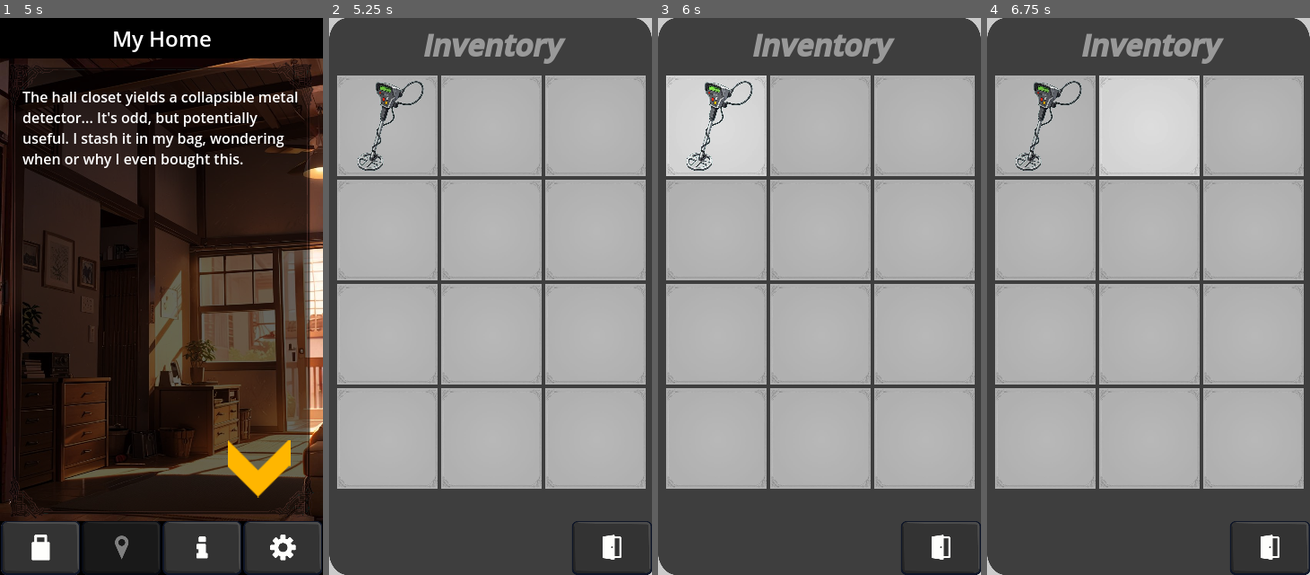
Above: before the commit, frames 1-4 (left to right).
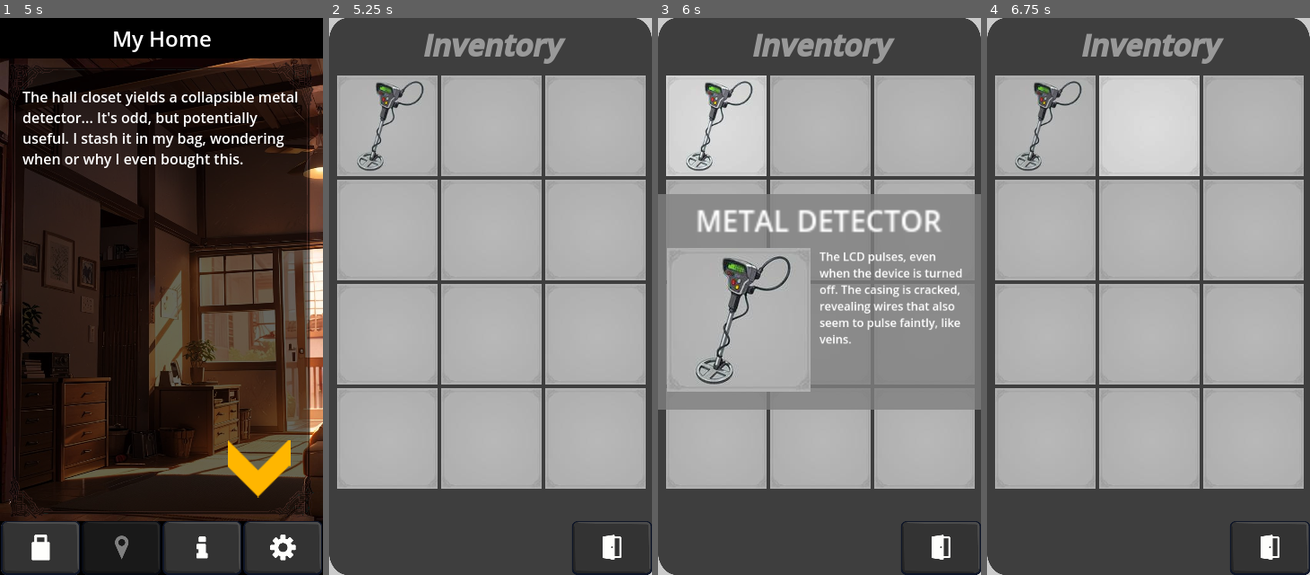
Above: after the commit, the same moments.

Repository: Ayelis/thmd
Game: Godot game, scene res://TitleScreen.tscn
Two runs of this game, one before a commit and one after it. Both use one fixed random seed, a clock stepped at 60 frames per second and the inputs below. Sound files missing from this copy of the repository are replaced by a short silence.
Inputs (mouse positions are in pixels of both pictures, inside the frame that each line leads up to):
- Up to frame 1 (5 s): tap Enter (ui_accept) at 0.5, 0.77 s; move the mouse to (232, 268) at 0.52 s; click (135, 430) at 1.25 s; click (293, 335) at 2 s; click (171, 90) at 2.75 s; click (232, 307) at 3.5 s; click (290, 151) at 4.25 s
- Up to frame 2 (5.25 s): click (367, 547) at 5 s
- Up to frame 3 (6 s): click (716, 123) at 5.77 s
- Up to frame 4 (6.75 s): click (1148, 123) at 6.52 s

Frame 1 is identical in both runs. In frame 2, 0.3% of the frame differs, in the area x 3-97%, y 11-84%; in frame 3, 28%, in the area x 0-100%, y 10-84%; in frame 4, 0.3%.
Error after the commit: Invalid access to property or key 'id' on a base object of type 'Dictionary'. (res://scripts/Inventory.gd:49)

Commit message:
Better Inventory Tooltip (smaller item image footprint, updated item descriptions, other small changes)

Diff:
--- a/Canvas.gd
+++ b/Canvas.gd
@@ -21,7 +21,7 @@
 	for i in GameManager.inventory:
 		GameManager.lose_item(i)
 	#Reset stats
-	GameManager.sanity = 3
+	GameManager.sanity = GameManager.baseSanity
 	#Reset Rooms
 	$CanvasLayer/UI/Rooms/Police.texture = load("res://assets/Scenes/3a police.jpg")
 	$CanvasLayer/UI/Rooms/Beach.texture = load("res://assets/Scenes/4a beach.jpg")
--- a/Game.tscn
+++ b/Game.tscn
@@ -55,9 +55,11 @@
 [ext_resource type="Texture2D" uid="uid://sethpxxg6isc" path="res://assets/Scenes/padded.jpg" id="34_nyc7o"]
 [ext_resource type="Texture2D" uid="uid://ct3e28ghw3tyh" path="res://assets/UI/DialogBlu/Button_ContinueHL.png" id="34_xc54d"]
 [ext_resource type="Texture2D" uid="uid://dkr36luuo2fuf" path="res://assets/Scenes/5c credits.jpg" id="35_7vltt"]
+[ext_resource type="PackedScene" uid="uid://dr5ou1wcoeb7r" path="res://assets/UI/ItemDetailsPanel.tscn" id="47_qirsl"]
+[ext_resource type="Script" uid="uid://dh2vrvuskdoxt" path="res://assets/UI/Item_details_panel.gd" id="48_pnh27"]
 [ext_resource type="AudioStream" uid="uid://2eneoer2lm2s" path="res://assets/audio/switch.ogg" id="55_lua15"]
 
-[node name="GameManager" type="Control"]
+[node name="Game" type="Control"]
 layout_mode = 3
 anchors_preset = 15
 anchor_right = 1.0
@@ -1067,6 +1069,10 @@
 offset_bottom = 56.0
 bbcode_enabled = true
 text = "[color=#999999][font_size=32][center][i][b]Inventory[/b][/i][/center][/font_size][/color]"
+
+[node name="ItemDetailsPanel" parent="CanvasLayer/Inventory" instance=ExtResource("47_qirsl")]
+layout_mode = 1
+script = ExtResource("48_pnh27")
 
 [node name="Info" type="Control" parent="CanvasLayer"]
 visible = false
--- /dev/null
+++ b/assets/UI/ItemDetailsPanel.tscn
@@ -0,0 +1,49 @@
+[gd_scene format=3 uid="uid://dr5ou1wcoeb7r"]
+
+[node name="ItemDetailsPanel" type="Control"]
+layout_mode = 3
+anchors_preset = 15
+anchor_right = 1.0
+anchor_bottom = 1.0
+offset_bottom = -380.0
+grow_horizontal = 2
+grow_vertical = 2
+
+[node name="ColorRect" type="ColorRect" parent="."]
+layout_mode = 1
+anchors_preset = 15
+anchor_right = 1.0
+anchor_bottom = 1.0
+grow_horizontal = 2
+grow_vertical = 2
+color = Color(0.501961, 0.501961, 0.501961, 0.8)
+
+[node name="Image" type="TextureRect" parent="."]
+layout_mode = 1
+anchors_preset = 4
+anchor_top = 0.5
+anchor_bottom = 0.5
+offset_left = 10.0
+offset_top = -60.0
+offset_right = 170.0
+offset_bottom = 100.0
+grow_vertical = 2
+expand_mode = 1
+
+[node name="Title" type="Label" parent="."]
+layout_mode = 0
+offset_right = 180.0
+offset_bottom = 30.0
+scale = Vector2(2, 2)
+text = "fluffy"
+horizontal_alignment = 1
+vertical_alignment = 1
+uppercase = true
+
+[node name="Description" type="RichTextLabel" parent="."]
+layout_mode = 0
+offset_left = 180.0
+offset_top = 60.0
+offset_right = 390.0
+offset_bottom = 270.0
+scale = Vector2(0.8, 0.8)
--- /dev/null
+++ b/assets/UI/Item_details_panel.gd
@@ -0,0 +1,12 @@
+extends Control
+
+signal close_requested
+
+@onready var item_image: TextureRect = $Image
+@onready var item_title: Label = $Title
+@onready var item_description: RichTextLabel = $Description
+
+func update_display(texture: Texture2D, title: String, description: String):
+	item_image.texture = texture
+	item_title.text = title
+	item_description.text = description
--- a/data/texts.json
+++ b/data/texts.json
@@ -2,51 +2,51 @@
 	"items": {
 		"TRANSPASS": {
 			"name": "Transit Pass",
-			"description": "The plastic is warm, as if recently held by\nsomeone else. The expiration date is\nsmudged, either by rain or something\nstickier."
+			"description": "The plastic is warm, as if recently held by someone else. The expiration date is smudged, either by rain or something stickier."
 		},
 		"LIBCARD": {
 			"name": "Library Card",
-			"description": "The edges are frayed, like it’s been chewed\non. The barcode is faded, but it still seems\nto work for now."
+			"description": "The edges are frayed, like it’s been chewed on. The barcode is faded, but it still seems to work for now."
 		},
 		"LETTER": {
 			"name": "Letter",
-			"description": "The letters are cut from magazines, glue\nin jagged lines:\n\n'WE HAVE MY DAUGHTER.\nSHE WAS CHOSEN FOR THIS FATE.\nGO FOLLOW THE TIDE.'\n\nThe wax smells faintly of saltwater."
+			"description": "The words are cut from magazines: 'WE HAVE YOUR DAUGHTER. SHE WAS CHOSEN FOR THIS FATE. GO FOLLOW THE TIDE' ...A haiku? Really?"
 		},
 		"DAGGER": {
 			"name": "Ritual Dagger",
-			"description": "The blade is etched with symbols that shift\nunder direct light. The hilt is wrapped in hair\ntoo coarse to be my daughter’s."
+			"description": "The blade is etched with symbols that shift under direct light. The hilt is wrapped in hair too coarse to be my daughter’s."
 		},
 		"ROBE": {
 			"name": "Fancy Robes",
-			"description": "The fabric is heavier than it should be, like\nit’s woven with something besides thread.\nThe gold embroidery glints like knife-edges\nin the dark, forming patterns that hurt\nto focus on. This robe seems fit for a king—\nor a sacrifice."
+			"description": "The gold embroidery glints like knife-edges in the dark, forming patterns that hurt to focus on. This robe seems fit for a king — or a sacrifice."
 		},
 		"ROPE": {
 			"name": "Length of Rope",
-			"description": "The fibers are stained in uneven patches. It\nsmells of salt and wet earth, though it hasn't \nleft the attic in years."
+			"description": "The fibers are stained in uneven patches. It smells of salt and wet earth, though it hasn't left the attic in years."
 		},
 		"LADDER": {
 			"name": "Steel Stepladder",
-			"description": "The metal is pocked with rust, except for the\nsteps, which are polished smooth from use.\nThe bottom is caked in a dried, flaking\nresidue."
+			"description": "The metal is pocked with rust, except for the steps, which are polished smooth from use. The bottom is caked in a dried, flaking residue."
 		},
 		"BULLHORN": {
 			"name": "Megaphone Bullhorn",
-			"description": "The speaker grille is dented, as if gripped\ntoo tightly. When I turn it over, a single\nword is scratched into the plastic: ‘DON’T.’"
+			"description": "The speaker grille is dented, as if gripped too tightly. When I turn it over, a single word is scratched into the plastic: ‘DON’T.’"
 		},
 		"KEY": {
 			"name": "Steel Key",
-			"description": "It’s cold, even in my pocket. The teeth are\njagged, like they were filed to fit a lock that\nshouldn’t exist."
+			"description": "It’s cold, even in my pocket. The teeth are jagged, like they were filed to fit a lock that shouldn’t exist."
 		},
 		"FLYER": {
 			"name": "Recruitment Flyer",
-			"description": "The paper crackles in my hand. An open eye\ngazes from a circle of waves, printed in deep\nnavy blue. Beneath it, bold words:\n'The Tide is rising. Be cleansed. Be claimed.'\nNo contact info. Just coordinates."
+			"description": "The paper crackles in my hand. An open eye gazes from a circle of waves, printed in deep navy blue. Beneath it, bold words: 'The Tide is rising. Be cleansed. Be claimed.' No contact info. Just coordinates."
 		},
 		"DETECTOR": {
 			"name": "Metal Detector",
-			"description": "The LCD pulses, even when the device is\nturned off. The casing is cracked,\nrevealing wires that also seem to pulse faintly,\nlike veins."
+			"description": "The LCD pulses, even when the device is turned off. The casing is cracked, revealing wires that also seem to pulse faintly, like veins."
 		},
 		"GUN": {
 			"name": "Revolver",
-			"description": "The grip is sticky. The serial number has been\nscraped away oddly, as if by metallic\nfingernails..."
+			"description": "The grip is sticky. The serial number has been scraped away oddly, as if by metallic fingernails..."
 		}
 	},
 	"info": {
--- a/project.godot
+++ b/project.godot
@@ -14,7 +14,7 @@
 config/version="0.7"
 run/main_scene="uid://by043omwqjgg1"
 config/features=PackedStringArray("4.4", "GL Compatibility")
-config/icon="uid://cqsi50xiea7wk"
+config/icon="uid://c78x2govd5r7f"
 
 [autoload]
 
--- a/scripts/GameManager.gd
+++ b/scripts/GameManager.gd
@@ -8,7 +8,8 @@
 var morality := 0
 var tact := 0
 var ideology := 0
-var sanity := 5
+var baseSanity := 5
+var sanity := baseSanity
 var returned_home := false
 
 # Signals
--- a/scripts/inventory.gd
+++ b/scripts/inventory.gd
@@ -1,7 +1,9 @@
 extends Control
 
 @onready var grid = $Panel/GridContainer
+@onready var details_panel = $ItemDetailsPanel
 var empty_slot_texture = preload("res://assets/Items/blank.jpg")
+var selected_slot_index = -1
 
 func _ready():
 	Global.theme_changed.connect(_update_theme)
@@ -9,6 +11,11 @@
 	GameManager.inventory_updated.connect(_on_item_updated)
 	GameManager.inventory_full_refresh.connect(update_inventory)
 	$Panel/Exit.pressed.connect(_on_exit_pressed)
+
+	# Initialize details panel
+	details_panel.visible = false
+	details_panel.close_requested.connect(_close_details_panel)
+
 	# Create slots
 	for i in range(12):
 		var slot = TextureButton.new()
@@ -18,9 +25,53 @@
 		slot.texture_normal = empty_slot_texture
 		slot.mouse_entered.connect(_on_slot_hover.bind(i))
 		slot.mouse_exited.connect(_on_slot_exit)
+		slot.pressed.connect(_on_slot_clicked.bind(i))
 		grid.add_child(slot)
 	update_inventory()
 	GameManager.display_dialog(GameManager.events["home1"])
+
+func _on_slot_clicked(slot_index):
+	var owned_items = []
+	for item_id in GameManager.inventory:
+		if GameManager.inventory[item_id]:
+			owned_items.append(item_id)
+
+	if slot_index < owned_items.size():
+		selected_slot_index = slot_index
+		var item_id = owned_items[slot_index]
+		var item_data = GameManager.ITEMS[item_id]
+		_show_details_panel(item_data)
+
+func is_mobile() -> bool:
+	return OS.has_feature("mobile") or OS.has_feature("web_mobile")
+
+func _show_details_panel(item_data):
+	details_panel.update_display(
+		load("res://assets/Items/item_%s.jpg" % GameManager.ItemIDs.keys()[item_data.id].to_lower()),
+		item_data.name,
+		item_data.description
+	)
+	details_panel.visible = true
+
+	# Position the panel near the clicked slot
+	var slot = grid.get_child(selected_slot_index)
+	var slot_rect = slot.get_global_rect()
+
+	# Adjust position based on available space
+	var viewport_size = get_viewport_rect().size
+	if slot_rect.position.x + details_panel.size.x > viewport_size.x:
+		details_panel.position.x = viewport_size.x - details_panel.size.x
+	else:
+		details_panel.position.x = slot_rect.position.x
+
+	if slot_rect.position.y + slot_rect.size.y + details_panel.size.y > viewport_size.y:
+		details_panel.position.y = slot_rect.position.y - details_panel.size.y
+	else:
+		details_panel.position.y = slot_rect.position.y + slot_rect.size.y
+
+func _close_details_panel():
+	details_panel.visible = false
+	selected_slot_index = -1
 
 func _on_item_updated(_item_id):
 	update_inventory()
@@ -30,24 +81,65 @@
 	for item_id in GameManager.inventory:
 		if GameManager.inventory[item_id]:
 			owned_items.append(item_id)
-
 	for i in range(grid.get_child_count()):
 		var slot = grid.get_child(i)
 		if i < owned_items.size():
 			var item_id = owned_items[i]
 			var item_data = GameManager.ITEMS[item_id]
 			slot.texture_normal = load("res://assets/Items/item_%s.jpg" % GameManager.ItemIDs.keys()[item_id].to_lower())
-			slot.tooltip_text = "%s\n\n%s" % [item_data.name, item_data.description]
+			#slot.tooltip_text = "%s\n\n%s" % [item_data.name, item_data.description]
 		else:
 			slot.texture_normal = empty_slot_texture
-			slot.tooltip_text = ""
+			#slot.tooltip_text = ""
 
 func _on_slot_hover(slot_index):
 	grid.get_child(slot_index).modulate = Color(1.2, 1.2, 1.2)
+	if not is_mobile():
+		show_item_details(slot_index)
 
 func _on_slot_exit():
 	for slot in grid.get_children():
 		slot.modulate = Color.WHITE
+	if not is_mobile():
+		hide_item_details()
+
+func show_item_details(slot_index: int):
+	var owned_items = get_owned_items()
+	if slot_index >= owned_items.size():
+		return
+	var item_id = owned_items[slot_index]
+	var item_data = GameManager.ITEMS[item_id]
+	# Update panel content
+	details_panel.update_display(
+		load("res://assets/Items/item_%s.jpg" % GameManager.ItemIDs.keys()[item_id].to_lower()),
+		item_data.name,
+		item_data.description
+	)
+	# Position and show
+	details_panel.visible = true
+	position_panel_near_slot(slot_index)
+
+func hide_item_details():
+	details_panel.visible = false
+
+func get_owned_items() -> Array:
+	return GameManager.inventory.keys().filter(func(id): return GameManager.inventory[id])
+
+func position_panel_near_slot(slot_index: int):
+	var slot = grid.get_child(slot_index)
+	var slot_rect = slot.get_global_rect()
+	var panel_size = details_panel.size
+	# Position logic (example - adjust as needed)
+	if(slot_rect.end.y < 300):
+		details_panel.position = Vector2(
+			clamp(slot_rect.position.x, 0, get_viewport_rect().size.x - panel_size.x),
+			clamp(slot_rect.end.y + 20, 0, get_viewport_rect().size.y - panel_size.y)
+		)
+	else:
+		details_panel.position = Vector2(
+			clamp(slot_rect.position.x, 0, get_viewport_rect().size.x - panel_size.x),
+			clamp(slot_rect.end.y - 375, 0, get_viewport_rect().size.y - panel_size.y)
+		)
 
 func _update_theme(is_dark_mode: bool):
 	var loc = "res://assets/UI"
Not shown: 1 places in Game.tscn that only renumber resources
Binary file changed: assets/Items/blank.jpg
Binary file changed: assets/Items/item_bullhorn.jpg
Binary file changed: assets/Items/item_dagger.jpg
Binary file changed: assets/Items/item_detector.jpg
Binary file changed: assets/Items/item_flyer.jpg
Binary file changed: assets/Items/item_gun.jpg
Binary file changed: assets/Items/item_key.jpg
Binary file changed: assets/Items/item_ladder.jpg
Binary file changed: assets/Items/item_letter.jpg
Binary file changed: assets/Items/item_libcard.jpg
Binary file changed: assets/Items/item_robe.jpg
(and 3 more such lines)
